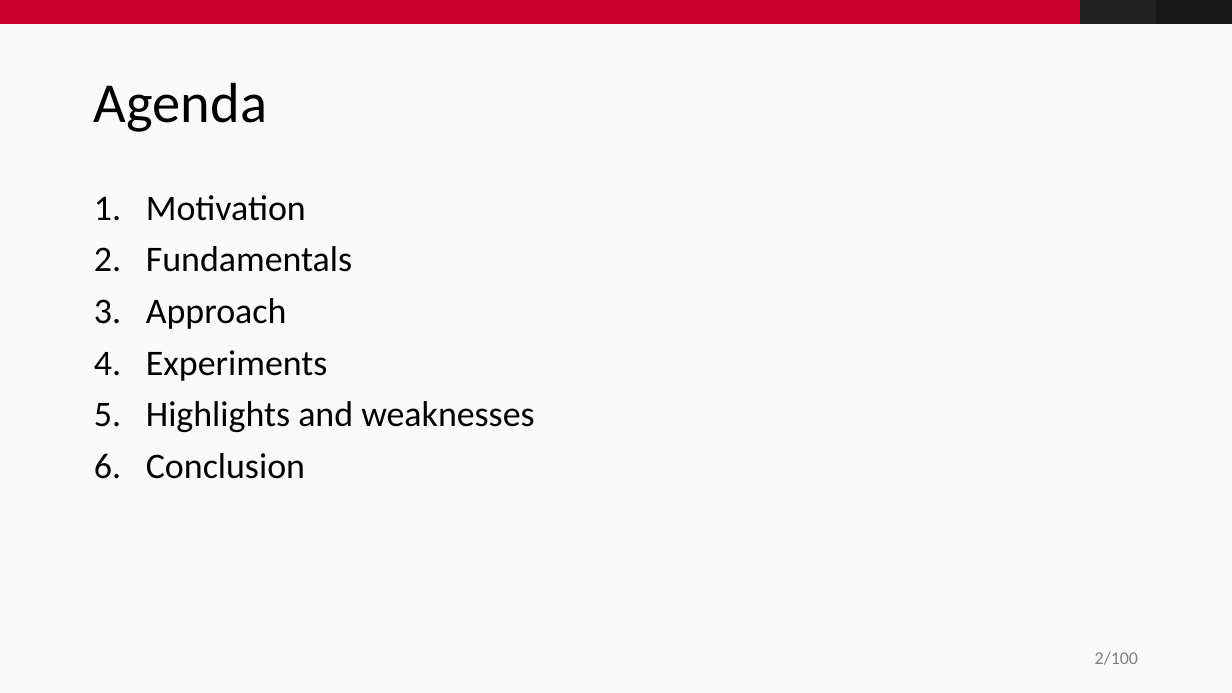
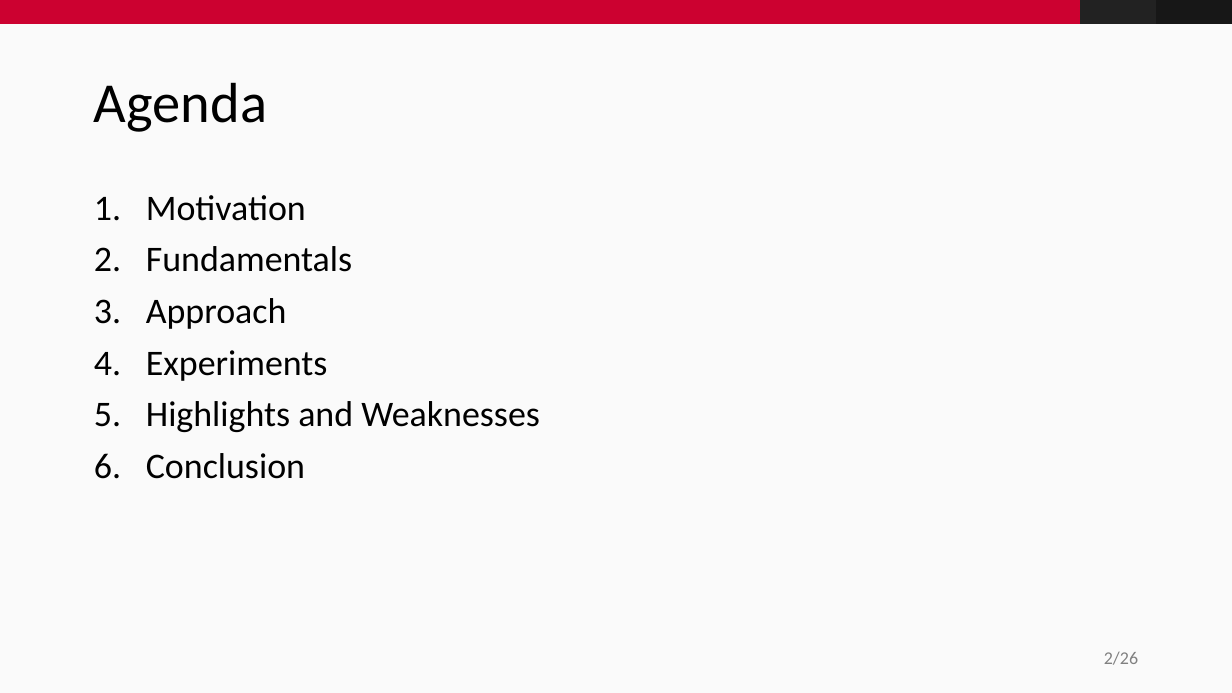
Before and after one commit to fidsusj/CVDL-Seminar, a slide deck: slide 2 of presentation/presentation.pptx. Drawn at 1232x693 pixels with LibreOffice and Linux fonts; fonts in the diff are those of the drawing; background and template pictures are left out. Boxes give left, top, right and bottom in pixels: in the first picture for what was removed or moved away, otherwise in the second. Text is boxed around its words. In the diff, an @@ line names an element or a change of style, - is before the commit and + after.

```diff
--- a/presentation/presentation.pptx
+++ b/presentation/presentation.pptx
@@ text at [146,401,540,432]: text changed @@
-5. Highlights and weaknesses
+5. Highlights and Weaknesses
@@ page number at [1104,652,1138,665]: text changed @@
-2/100
+2/26
```
Also in this commit, not shown: 4 other slides changed, 1 slide removed.
